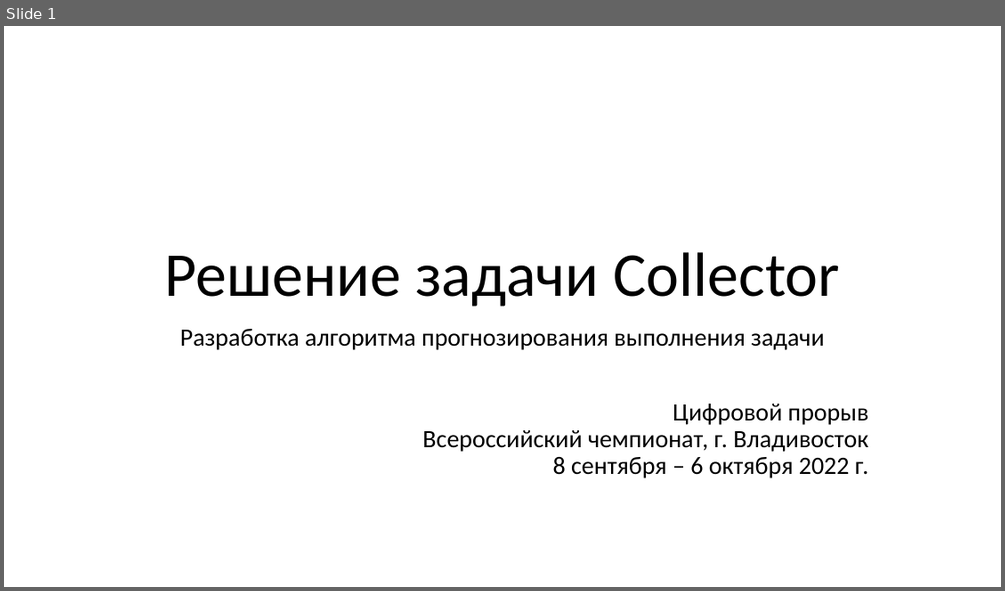
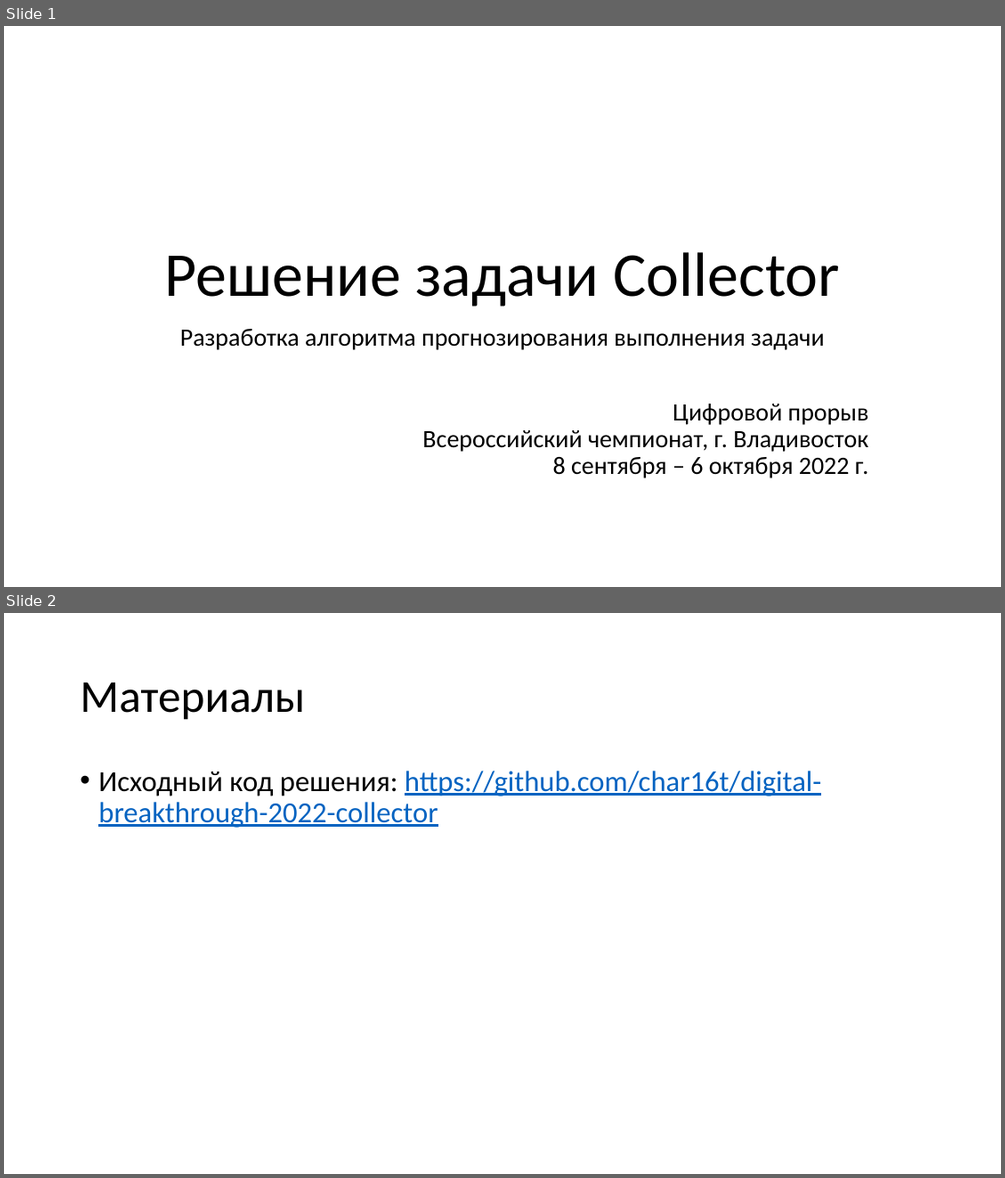
Before and after one commit to char16t/digital-breakthrough-2022-collector, a slide deck: presentation.pptx. Shown one above the other, each under a label of ours: slide 1 before the commit, slides 1 and 2 after it. The pictures are 1005x591 and 1005x1178 pixels, drawn with LibreOffice and Linux fonts; fonts in the diff are those of the drawing. Boxes give left, top, right and bottom in pixels: in the first picture for what was removed or moved away, otherwise in the second. Text is boxed around its words. In the diff, an @@ line names an element or a change of style, - is before the commit and + after.

Commit message:
presentation: add resources slide

```diff
--- a/presentation.pptx
+++ b/presentation.pptx
@@ slide 2 added at <box>4,613,1001,1174</box>, background #FFFFFF @@
@@ title added at <box>80,682,305,720</box>, 44 pt, text #000000 @@
+Материалы
@@ text added at <box>98,771,821,827</box>, 28 pt, text #0563C1, underline @@
+• Исходный код решения: https://github.com/char16t/digital-breakthrough-2022-collector
```
